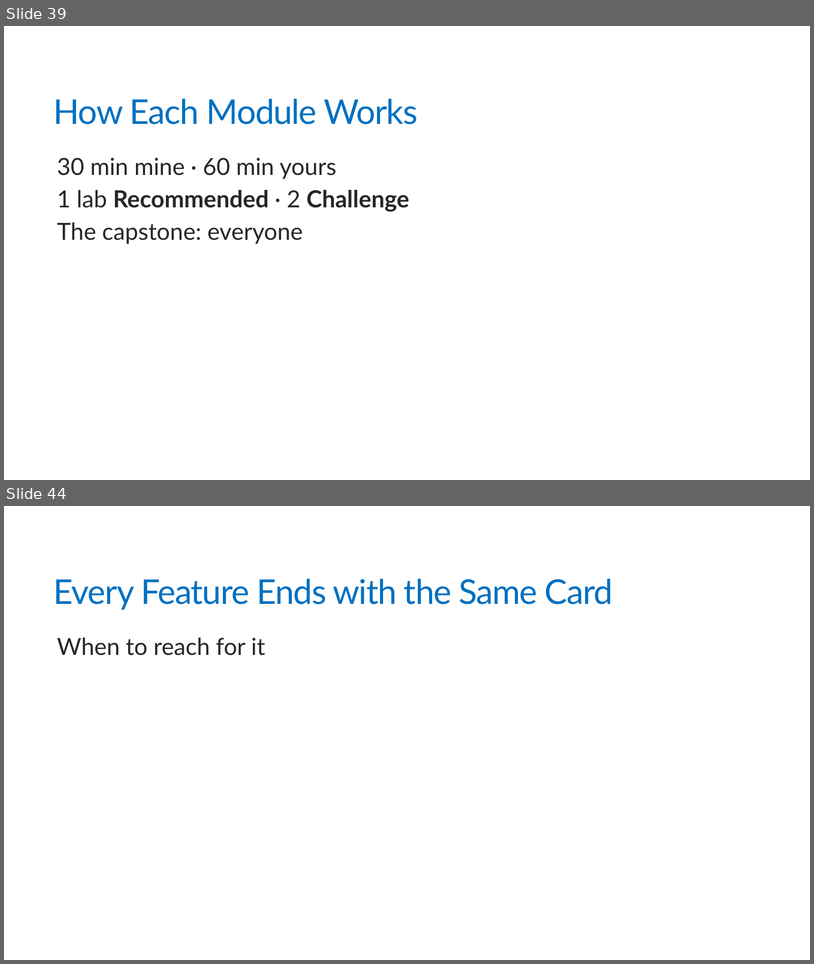
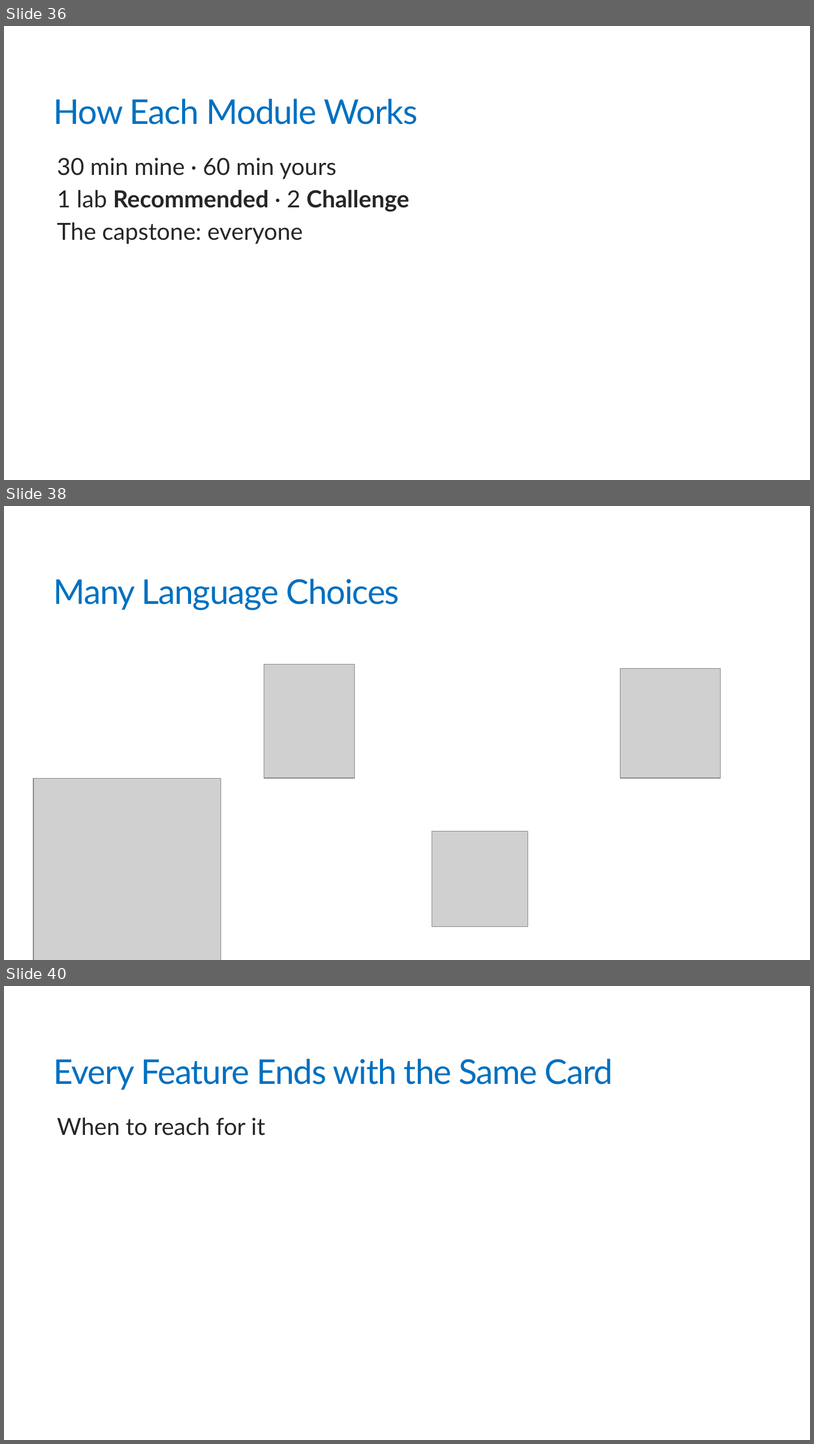
Before and after one commit to trailheadtechnology/10-ai-features-workshop, a slide deck: docs/slides/pptx/M0-opening.pptx. Shown one above the other, each under a label of ours: slides 39 and 44 before the commit, slides 36, 38 and 40 after it; the slides between them are not shown. The pictures are 814x964 and 814x1444 pixels, drawn with LibreOffice and Linux fonts; fonts in the diff are those of the drawing; grey boxes stand for pictures. Boxes give left, top, right and bottom in pixels: in the first picture for what was removed or moved away, otherwise in the second. Text is boxed around its words. In the diff, an @@ line names an element or a change of style, - is before the commit and + after.

```diff
--- a/docs/slides/pptx/M0-opening.pptx
+++ b/docs/slides/pptx/M0-opening.pptx
@@ slide 38 added at box(4, 506, 810, 960), background #FFFFFF @@
@@ title added at box(54, 579, 399, 610), 40.5 pt, text #0070C0 @@
+Many Language Choices
@@ picture added at box(264, 664, 356, 778) @@
@@ picture added at box(621, 668, 721, 778) @@
@@ picture added at box(33, 778, 221, 960) @@
@@ picture added at box(432, 831, 528, 927) @@
@@ what was slide 39 is now slide 36 @@
@@ what was slide 44 is now slide 40 @@
```
Also in this commit, not shown: 12 slides changed, 1 other slide added, 9 slides removed, 59 other files.
